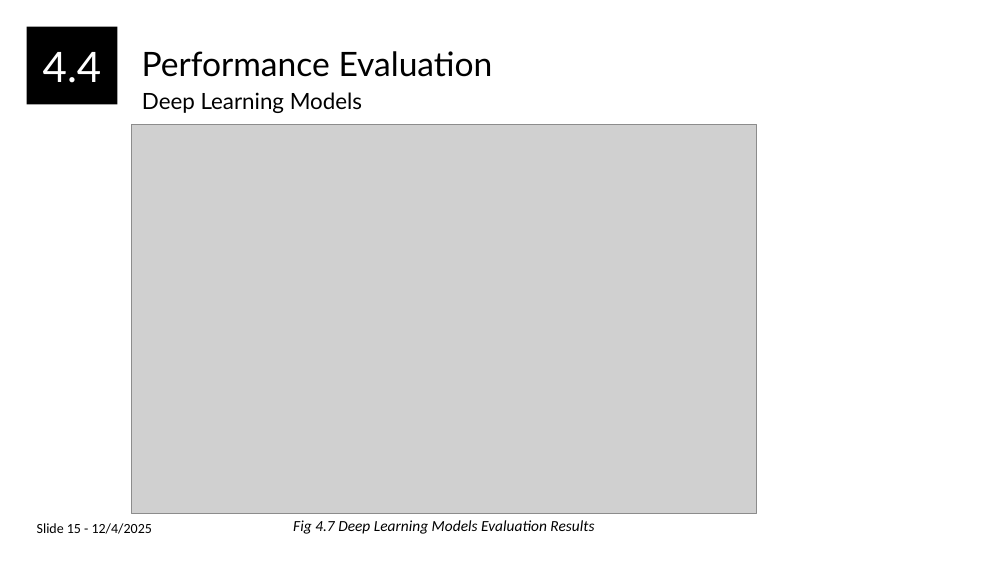
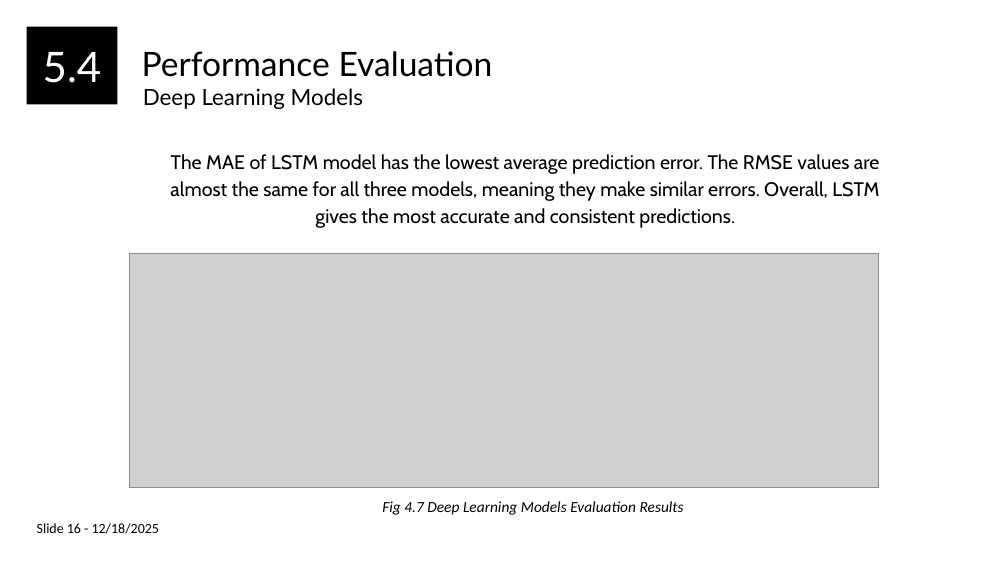
Before and after one commit to haitomnsg/feeder, a slide deck: slide 20 of documentation/MW Load Presenation Final.pptx (slide 17 before the commit). Drawn at 1008x567 pixels with LibreOffice and Linux fonts; fonts in the diff are those of the drawing; grey boxes stand for pictures. Boxes give left, top, right and bottom in pixels: in the first picture for what was removed or moved away, otherwise in the second. Text is boxed around its words. In the diff, an @@ line names an element or a change of style, - is before the commit and + after.

```diff
--- a/documentation/MW Load Presenation Final.pptx
+++ b/documentation/MW Load Presenation Final.pptx
@@ text in rectangle at <box>43,52,102,83</box>: text changed @@
-4.4
+5.4
@@ text "Deep Learning Models": place and size @@
-text "Deep Learning Models" at <box>142,92,362,113</box>
+text "Deep Learning Models" at <box>143,88,363,109</box>
@@ text added at <box>170,154,880,228</box>, 14 pt, text #000000 @@
+The MAE of LSTM model has the lowest average prediction error. The RMSE values are almost the same for all three models, meaning they make similar errors. Overall, LSTM gives the most accurate and consistent predictions.
@@ picture: place and size @@
-picture at <box>131,124,756,513</box>
+picture at <box>129,253,878,487</box>
@@ text "Fig 4.7 Deep Learning Models ...": place and size @@
-text "Fig 4.7 Deep Learning Models ..." at <box>293,520,594,534</box>
+text "Fig 4.7 Deep Learning Models ..." at <box>382,501,684,515</box>
@@ text at <box>37,523,159,534</box>: text changed @@
-Slide 15 - 12/4/2025
+Slide 16 - 12/18/2025
```
Also in this commit, not shown: 16 other slides changed, 7 slides added, 4 slides removed, 3 other files.
